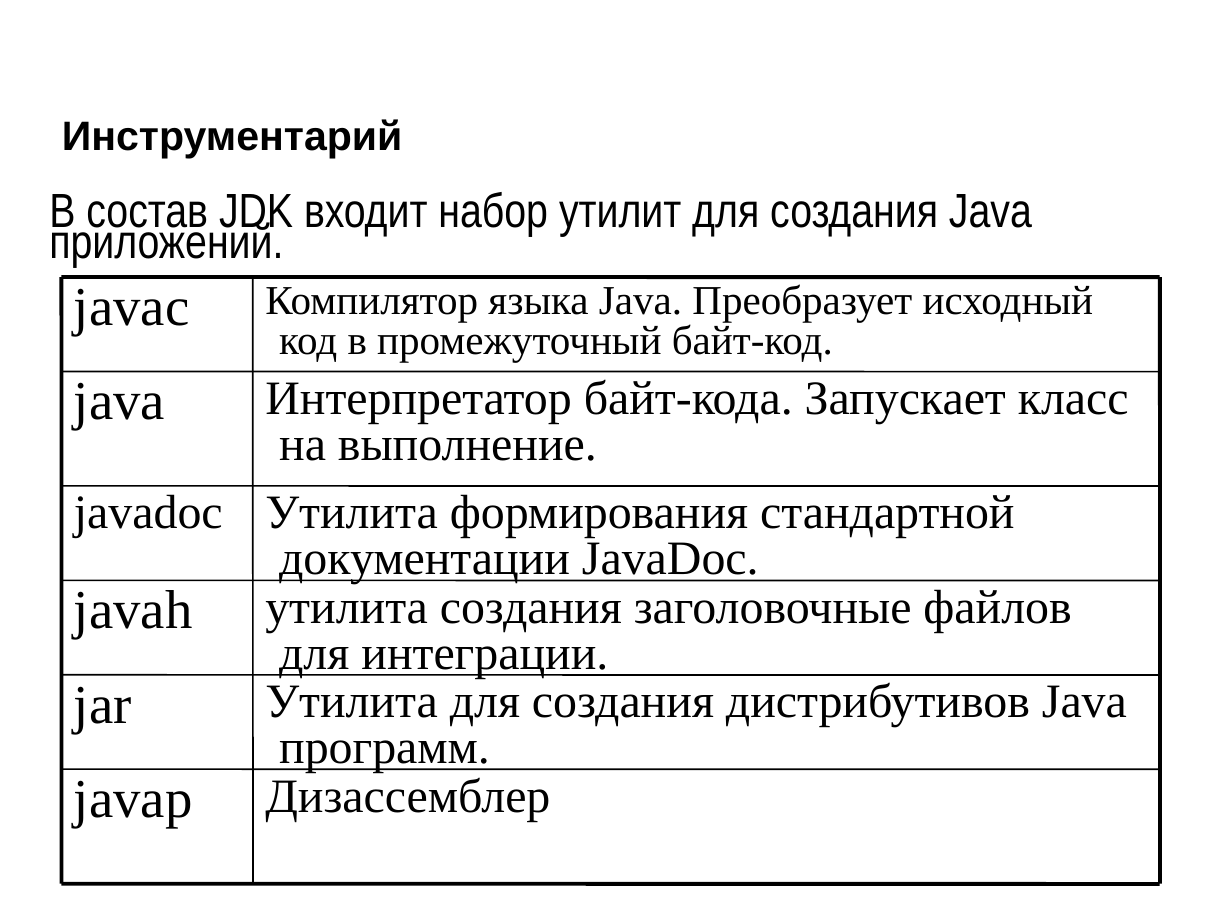
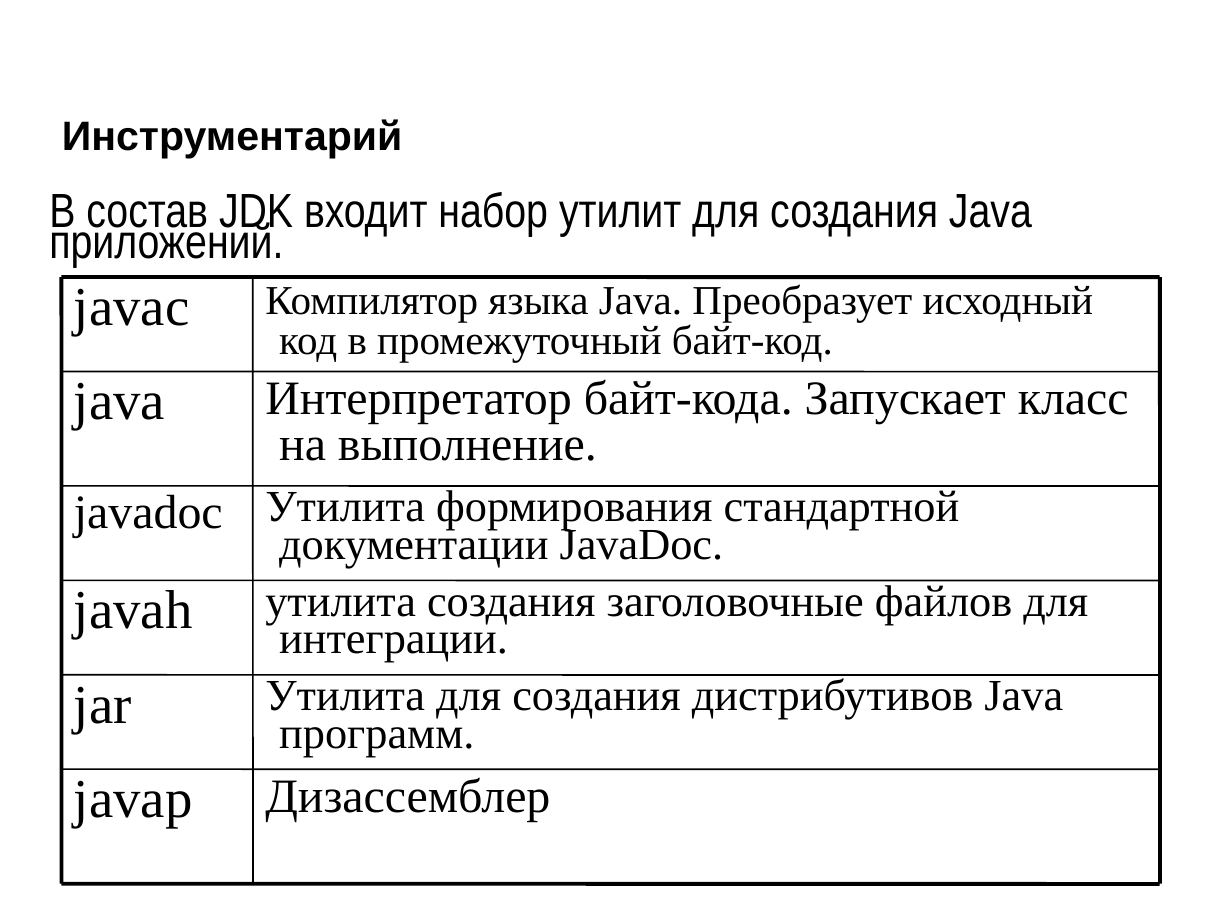
Before and after one commit to maxchv/JavaLessons, a slide deck: slide 14 of Lesson01/Or_JavaSE_intro.ppt [Режим совместимости] [восстановлен].ppt (slide 11 before the commit). Drawn at 1232x924 pixels with LibreOffice and Linux fonts; fonts in the diff are those of the drawing; background and template pictures are left out. Boxes give left, top, right and bottom in pixels: in the first picture for what was removed or moved away, otherwise in the second. Text is boxed around its words. In the diff, an @@ line names an element or a change of style, - is before the commit and + after.

```diff
--- a/Lesson01/Or_JavaSE_intro.ppt [Режим совместимости] [восстановлен].ppt
+++ b/Lesson01/Or_JavaSE_intro.ppt [Режим совместимости] [восстановлен].ppt
@@ size 28 to 25.9 pt; line spacing 0.8 to 0.7 in 3 elements at (265, 675, 1063, 757), (265, 581, 1088, 662), (265, 486, 960, 568) @@
```
Also in this commit, not shown: 4 other slides changed, 5 slides added, 7 slides removed, 4 other files.
